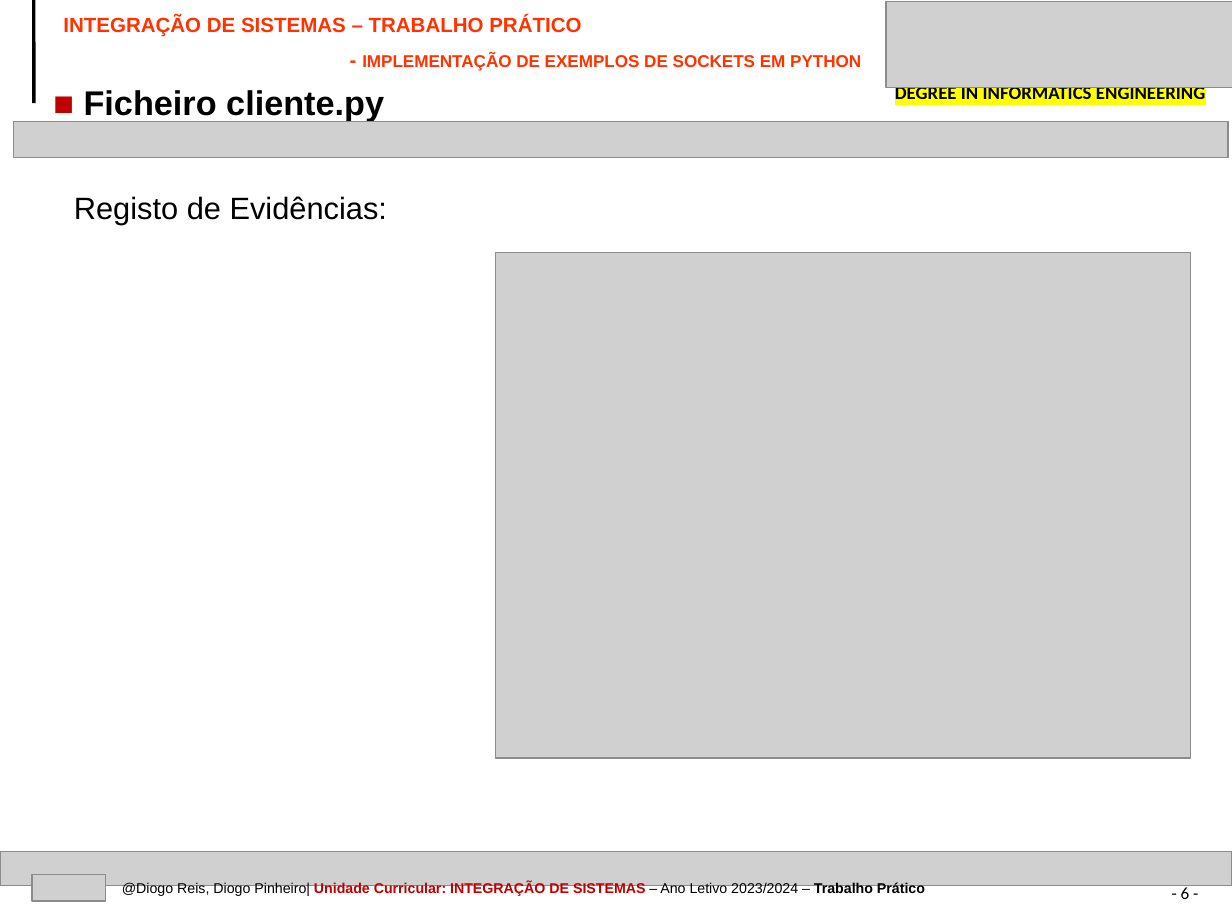
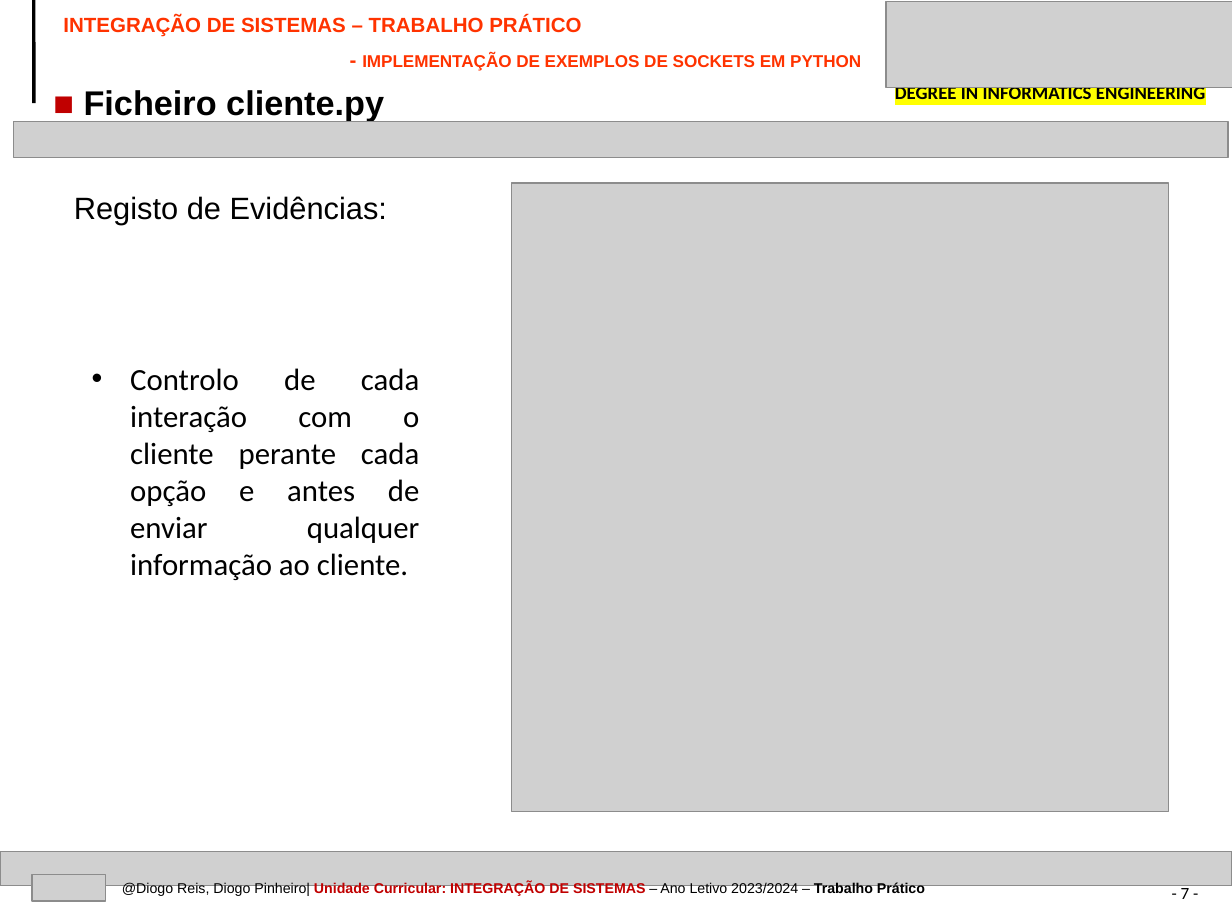
Before and after one commit to devdp11/socket_thread_conn-project, a slide deck: slide 7 of IPVC-EI-TEMPLATE-PPT-IS-A_ADAPTAR_v1.pptx (slide 6 before the commit). Drawn at 1232x924 pixels with LibreOffice and Linux fonts; fonts in the diff are those of the drawing; grey boxes stand for pictures. Boxes give left, top, right and bottom in pixels: in the first picture for what was removed or moved away, otherwise in the second. Text is boxed around its words. In the diff, an @@ line names an element or a change of style, - is before the commit and + after.

```diff
--- a/IPVC-EI-TEMPLATE-PPT-IS-A_ADAPTAR_v1.pptx
+++ b/IPVC-EI-TEMPLATE-PPT-IS-A_ADAPTAR_v1.pptx
@@ picture: place and size @@
-picture at [495,253,1191,758]
+picture at [511,184,1168,812]
@@ text added at [130,368,419,580], 18 pt, text #000000 @@
+• Controlo de cada interação com o cliente perante cada opção e antes de enviar qualquer informação ao cliente.
@@ page number at [1181,885,1190,899]: text changed @@
-- 6 -
+- 7 -
```
Also in this commit, not shown: 3 other slides changed, 1 slide added.
